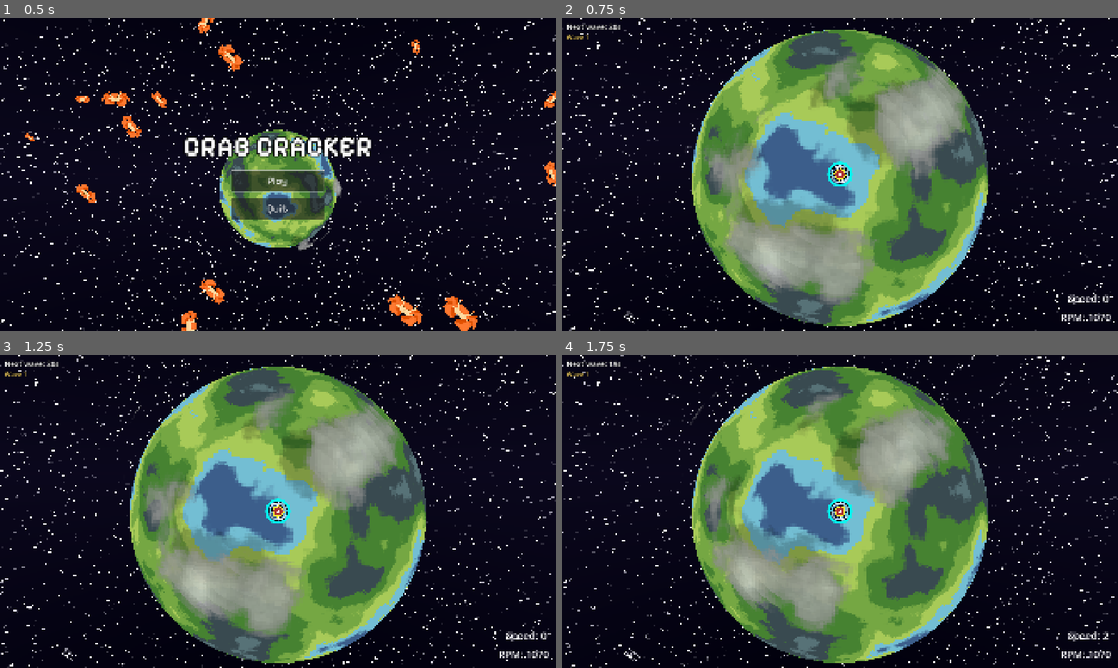
Above: before the commit, frames 1-4 (two rows, left to right).
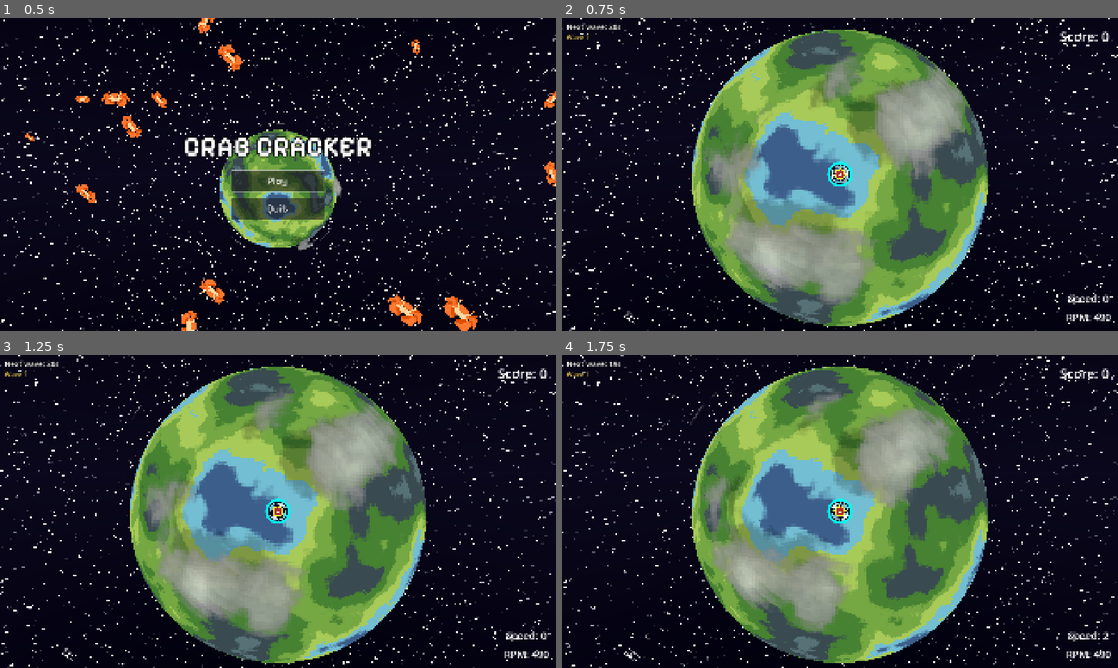
Above: after the commit, the same moments.

Repository: pgm-woutvande22/gamejam-juniperdev
Game: Godot game, scene res://scences/main_menu.tscn
Same seed, same stepped clock (60 frames per second), same inputs: the game is played once before the commit and once after it.
Inputs (mouse positions are in pixels of both pictures, inside the frame that each line leads up to):
- Up to frame 1 (0.5 s): no input
- Up to frame 2 (0.75 s): click "Play" at 0.5 s
- Up to frame 3 (1.25 s): no input
- Up to frame 4 (1.75 s): move the mouse to (962, 495) at 1.27 s; click (962, 495) at 1.42 s

Frame 1 is identical in both runs. In frame 2, 0.4% of the frame differs, in the area x 48-99%, y 4-97%; in frame 3, 0.4%; in frame 4, 0.4%.

Commit message:
Score label added, rebalance
✨Score label added to display total score in the game. Some rebalancing to lifesteal

Diff:
--- a/scences/bey_stats.tscn
+++ b/scences/bey_stats.tscn
@@ -5,6 +5,9 @@
 
 [sub_resource type="LabelSettings" id="LabelSettings_ygwbq"]
 font_size = 35
+
+[sub_resource type="LabelSettings" id="LabelSettings_bg8nh"]
+font_size = 45
 
 [node name="BeyStats" type="CanvasLayer" unique_id=954660751]
 
@@ -27,3 +30,13 @@
 label_settings = SubResource("LabelSettings_ygwbq")
 horizontal_alignment = 2
 vertical_alignment = 1
+
+[node name="Score" type="Label" parent="." unique_id=875155583]
+offset_left = 1280.0
+offset_top = 32.0
+offset_right = 1888.0
+offset_bottom = 95.0
+text = "Score: "
+label_settings = SubResource("LabelSettings_bg8nh")
+horizontal_alignment = 2
+vertical_alignment = 1
--- a/scences/level.tscn
+++ b/scences/level.tscn
@@ -175,6 +175,7 @@
 accel_speed = 50.0
 friction = 1.0
 bounce_strength = 1.0
+spin_visual_speed = 500.0
 dash_distance = 20.0
 dash_duration = 0.2
 dash_cooldown = 2.0
@@ -183,6 +184,7 @@
 dash_indicator_path = NodePath("DashIndicator")
 camera_distance = 35.0
 camera_pitch_deg = 89.0
+lifesteal = 20
 AfterImageEmitter = NodePath("AfterImageParticle")
 
 [node name="Camera3D" type="Camera3D" parent="Top" unique_id=1564292906]
@@ -242,6 +244,7 @@
 
 [node name="WaveHUD" parent="." unique_id=1922402079 instance=ExtResource("18_hud")]
 
-[node name="BeyStats" parent="." unique_id=954660751 node_paths=PackedStringArray("bey") instance=ExtResource("18_bg8nh")]
+[node name="BeyStatsHUD" parent="." unique_id=954660751 node_paths=PackedStringArray("bey", "spawner") instance=ExtResource("18_bg8nh")]
 script = ExtResource("19_jodta")
 bey = NodePath("../Top")
+spawner = NodePath("../Spawner")
--- a/scripts/bey_stats.gd
+++ b/scripts/bey_stats.gd
@@ -1,8 +1,16 @@
 extends CanvasLayer
 
 @export var bey: CharacterBody3D
+@export var spawner: Node3D
 @onready var RPMLabel: Label = $RPM
 @onready var SpeedLabel: Label = $Speed
+@onready var ScoreLabel: Label = $Score
+
+var total_score: int
+
+func _ready() -> void:
+	if spawner.has_signal("enemy_died"):
+		spawner.enemy_died.connect(_add_to_score)
 
 # Called every frame. 'delta' is the elapsed time since the previous frame.
 func _process(_delta: float) -> void:
@@ -10,3 +18,7 @@
 		RPMLabel.text = "RPM: " + str(bey.get_current_spin_speed())
 	if bey.has_method("get_surface_speed"):
 		SpeedLabel.text = "Speed: " + str(snapped(bey.get_surface_speed(), 0))
+	ScoreLabel.text = "Score: " + str(total_score)
+
+func _add_to_score(enemy: Node3D, score: int) -> void:
+	total_score += score
